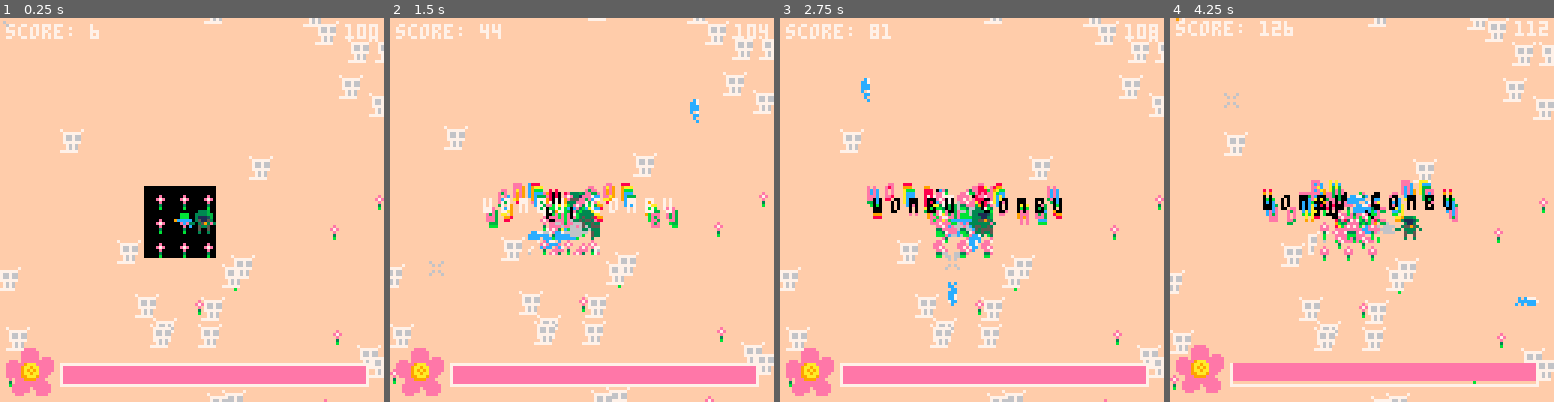
Above: before the commit, frames 1-4 (left to right).
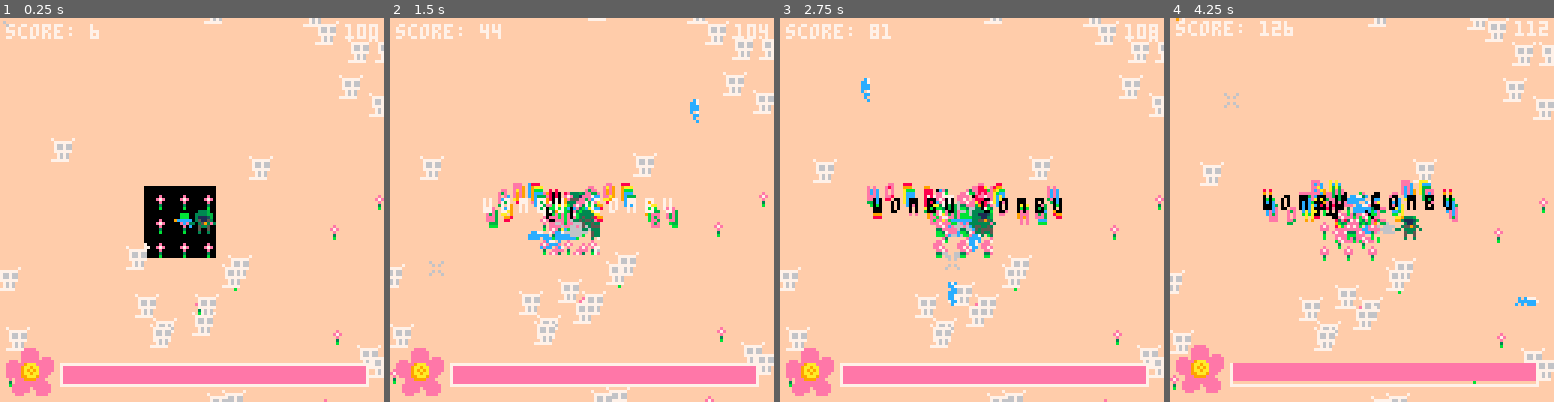
Above: after the commit, the same moments.

Repository: samboyer/ld46
Game: PICO-8 cartridge ld46.p8
Same seed, same stepped clock (60 frames per second), same inputs: the game is played once before the commit and once after it.
Inputs (mouse positions are in pixels of both pictures, inside the frame that each line leads up to):
- Up to frame 1 (0.25 s): no input
- Up to frame 2 (1.5 s): click (670, 121) at 0.67 s; tap O (Z key) at 0.7 s; click (436, 267) at 1.22 s
- Up to frame 3 (2.75 s): hold Right 1.6-2.1 s; tap O (Z key) at 1.7, 2.1, 2.5 s; click (887, 114) at 1.77 s; hold Up 2.15-2.42 s; click (952, 259) at 2.32 s; hold Right from 2.47 s (still down)
- Up to frame 4 (4.25 s): click (1404, 106) at 2.87 s; tap O (Z key) every 0.4 s from 2.9 to 4.1 s; release Right at 3.03 s; hold Left 3.08-3.58 s; click (1465, 256) at 3.42 s; hold Down 3.63-3.97 s; click (1231, 102) at 3.97 s; hold Right from 4.02 s (still down)

The runs differ from the first frame. In frame 1, 1.5% of the frame differs, in the area x 13-67%, y 28-86%; in frame 2, 1.7%; in frame 3, 1.8%; in frame 4, 1.9%, in the area x 7-65%, y 29-87%.

Commit message:
Added basic enemy movement

Diff:
--- a/ld46.p8
+++ b/ld46.p8
@@ -51,6 +51,12 @@
 kills = 0
 health = 100
 
+function distance(o1, o2)
+  dx = o1.x - o2.x
+  dy = o1.y - o2.y
+  return sqrt(dx*dx + dy*dy)
+end
+
 function check_collisions(x, y, dx, dy, in_x) -- assume width=height=8
   if (in_x) then
     checkx = x + dx + ((dx > 0) and 8 or 0)
@@ -154,6 +160,7 @@
     x = x,
     y = y,
     maxspd = 0.5,
+    attackdist = 5,
     sprite = 45,
     health = 100,
     dead = false
@@ -207,6 +214,32 @@
   if (deadbullet != nil) del(bullets, deadbullet)
 end
 
+function update_enemies()
+  deadenemy = nil
+  for e in all(enemies) do
+    if (not e.dead) then
+      nearest_flower = nil
+      nearest_dist = 10000
+      for f in all(flowers) do
+        dist = distance(e, f)
+        if (dist < nearest_dist) then
+          nearest_flower = f
+          nearest_dist = dist
+        end
+      end
+      if (nearest_dist > e.attackdist) then
+        e.x += (e.maxspd / nearest_dist) * (nearest_flower.x - e.x)
+        e.y += (e.maxspd / nearest_dist) * (nearest_flower.y - e.y)
+      end
+
+      e.dead = false -- TODO BULLET CHECK? MAYBE PER BULLET
+    else
+      deadenemy = e
+    end
+  end
+  if (deadenemy != nil) del(enemies, deadenemy)
+end
+
 function update_health()
   temp_health = 0
   for f in all(flowers) do
@@ -224,6 +257,8 @@
   update_mouse()
 
   update_bullets()
+
+  update_enemies()
 
   update_health()
 
